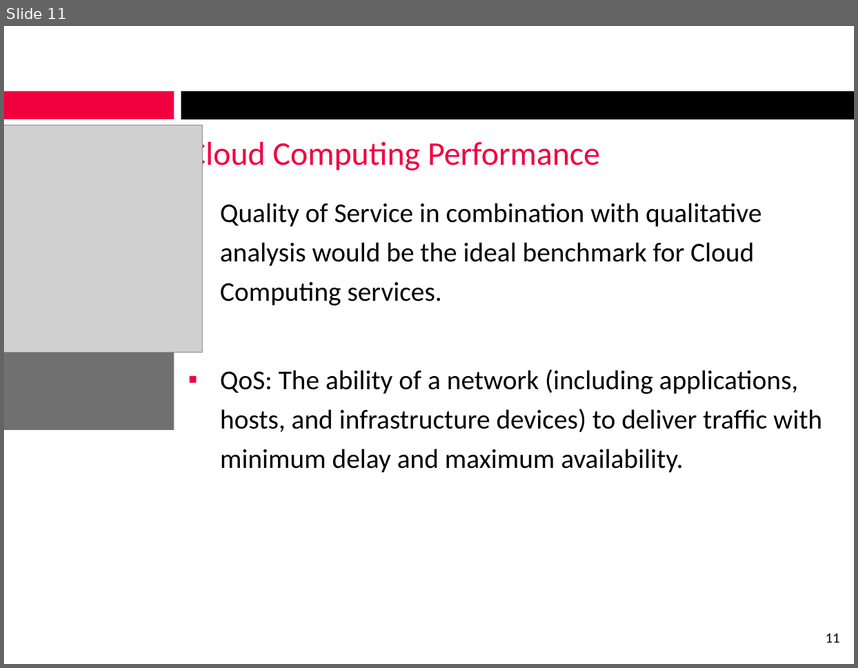
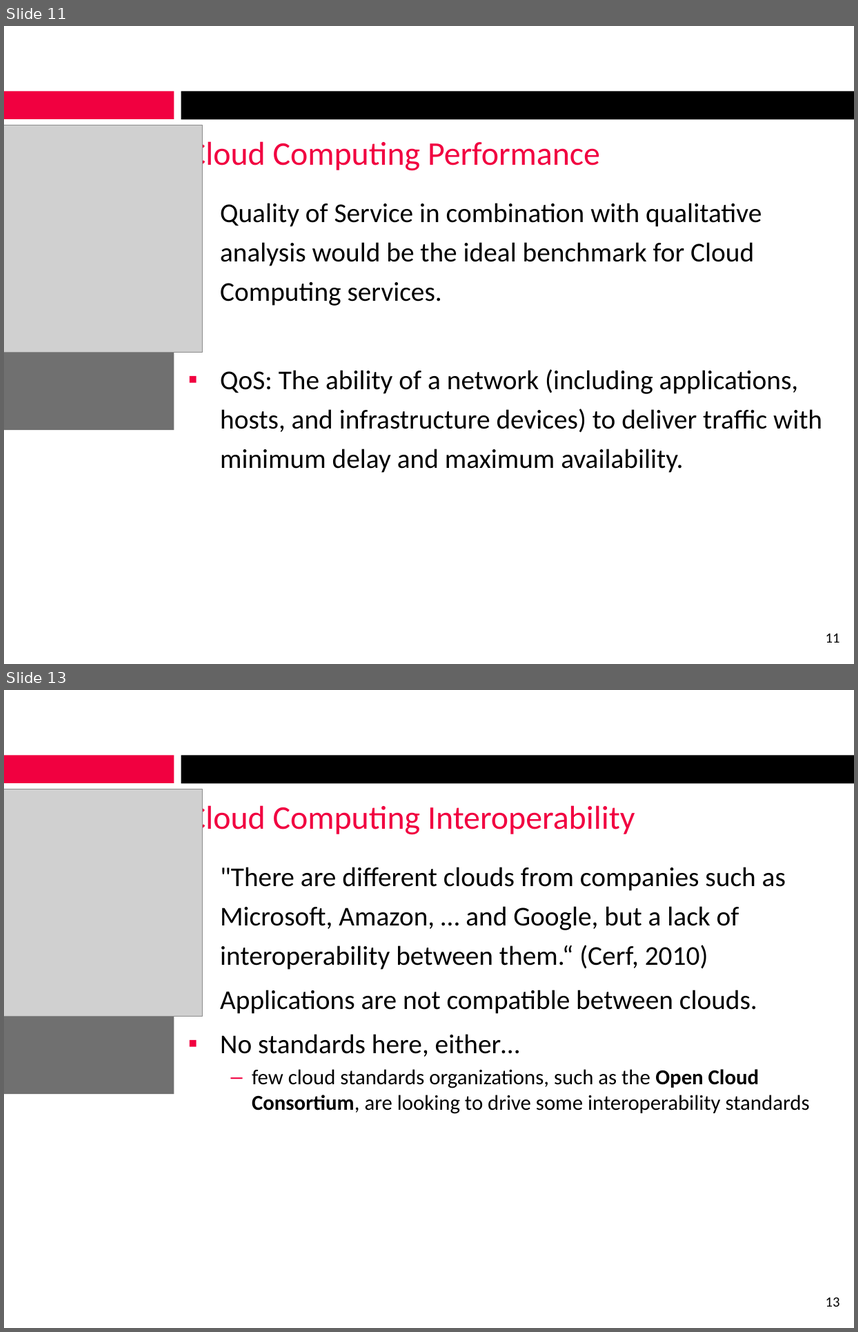
Before and after one commit to alexcraig/Sysc4806-Alarm-System, a slide deck: presentation_slides/Slides_MichailG.pptx. Shown one above the other, each under a label of ours: slide 11 before the commit, slides 11 and 13 after it; the slides between them are not shown. The pictures are 858x668 and 858x1332 pixels, drawn with LibreOffice and Linux fonts; fonts in the diff are those of the drawing; grey boxes stand for pictures; background and template pictures are left out. Boxes give left, top, right and bottom in pixels: in the first picture for what was removed or moved away, otherwise in the second. Text is boxed around its words. In the diff, an @@ line names an element or a change of style, - is before the commit and + after.

```diff
--- a/presentation_slides/Slides_MichailG.pptx
+++ b/presentation_slides/Slides_MichailG.pptx
@@ slide 13 added at (4, 690, 854, 1328), background #FFFFFF; not listed: 3 template elements that a slide beside it also shows @@
@@ picture added at (4, 789, 203, 1016) @@
@@ title added at (188, 801, 635, 837), 28 pt, text #F10040 @@
+Cloud Computing Interoperability
@@ text added at (220, 867, 810, 1114), 23 pt, text #000000 @@
+▪ "There are different clouds from companies such as Microsoft, Amazon, … and Google, but a lack of interoperability between them.“ (Cerf, 2010)
+▪ Applications are not compatible between clouds.
+▪ No standards here, either…
+  – few cloud standards organizations, such as the Open Cloud Consortium, are looking to drive some interoperability standards
@@ page number added at (826, 1297, 840, 1306), 12 pt, text #000000 @@
+13
```
Also in this commit, not shown: 3 slides changed, 1 other slide added.
